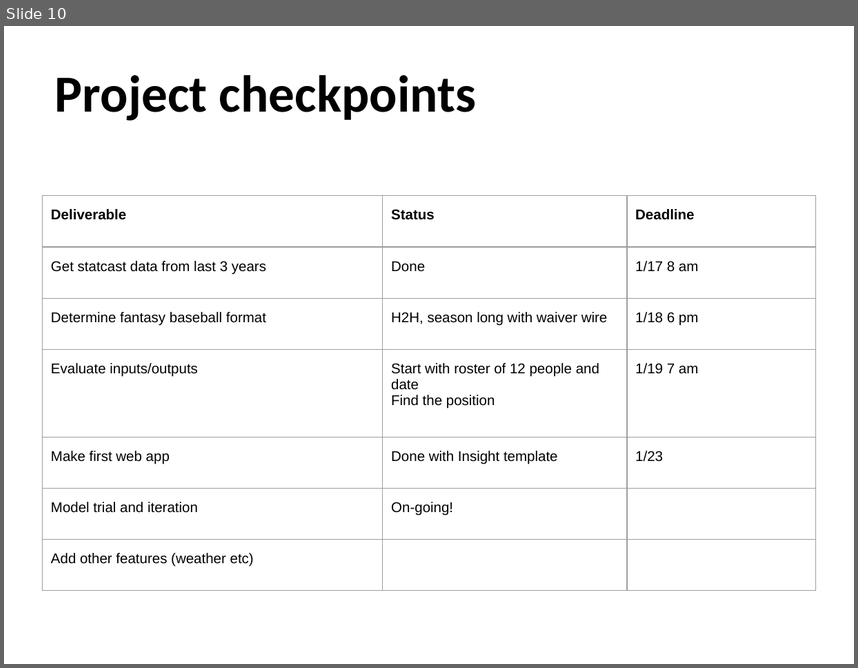
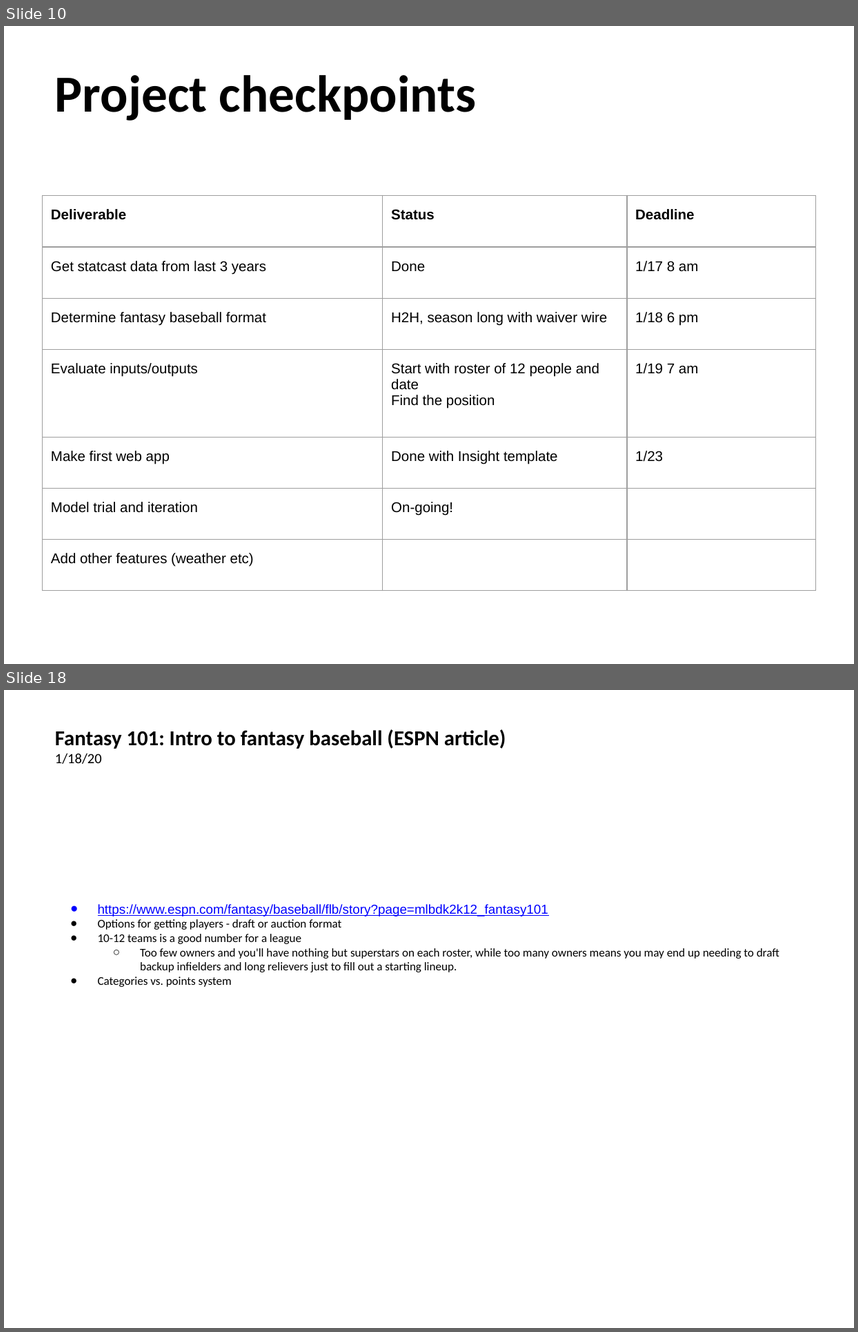
Before and after one commit to benslack19/baseball_player_selector, a slide deck: insight_baseball_notes/BL_baseball_notes.pptx. Shown one above the other, each under a label of ours: slide 10 before the commit, slides 10 and 18 after it; the slides between them are not shown. The pictures are 858x668 and 858x1332 pixels, drawn with LibreOffice and Linux fonts; fonts in the diff are those of the drawing. Boxes give left, top, right and bottom in pixels: in the first picture for what was removed or moved away, otherwise in the second. Text is boxed around its words. In the diff, an @@ line names an element or a change of style, - is before the commit and + after.

```diff
--- a/insight_baseball_notes/BL_baseball_notes.pptx
+++ b/insight_baseball_notes/BL_baseball_notes.pptx
@@ slide 18 added at box(4, 690, 854, 1328), background #FFFFFF @@
@@ title added at box(55, 729, 506, 764), 18 pt, text #000000, bold @@
+Fantasy 101: Intro to fantasy baseball (ESPN article)
+1/18/20
@@ text added at box(98, 904, 780, 987), 10 pt, text #000000 @@
+● https://www.espn.com/fantasy/baseball/flb/story?page=mlbdk2k12_fantasy101
+● Options for getting players - draft or auction format
+● 10-12 teams is a good number for a league
+  ○ Too few owners and you'll have nothing but superstars on each roster, while too many owners means you may end up needing to draft backup infielders and long relievers just to fill out a starting lineup.
+● Categories vs. points system
```
Also in this commit, not shown: 6 slides changed, 23 other slides added, 2 slides removed, 2 other files.
